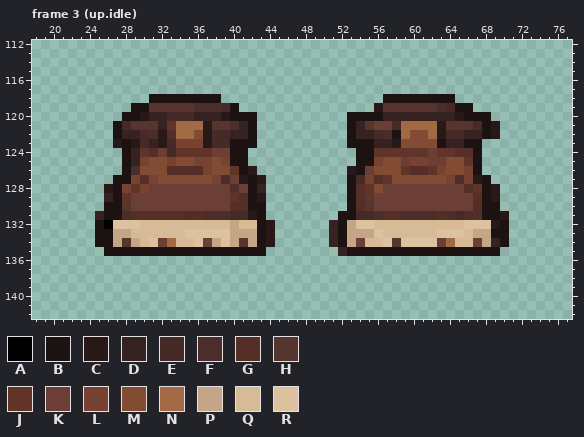
A pixel-art file gets an edit: assets/source/characters/player-r01/editable/footwear.boots.aseprite. This is how it looked before the edit.
96x144 pixels, 4 frames. Colours within 5 levels of each other are drawn and written as one. Shown: frame 3 (up.idle): x 18..77, y 112..142. The commit also changed other frames, which this record leaves out.
Palette (. is transparent): A #000000  B #1d1212  C #291818  D #362221  E #452a27  F #4b2e2a  G #552e28  H #56352e  J #61342a  K #6b3f35  L #77422f  M #824b33  N #a16a45  P #c4a586  Q #d7bb97  R #ddc2a0
Pixels before, frame 3 (up.idle), first column x 25:
118 ......BBBBBBBB..................BBBBBBBB......
119 ....BBHHHHHFFFEB...............CHHHHHHFEBB....
120 ...BBCDDEEEDDDCBBB..........BBBBDDDDDDDDCBBB..
121 ..BEHHHDJNNNCHHFDB..........BDHKKENNNNCHHHEBC.
122 ..BDDEFCGNNMCEEDDB..........BDDEFBNMMNCEEDDBC.
123 ..CBCEDCELLLCEEBBB..........BBBDDCMMMMBDDBB...
124 ...BDJGKEJJJJKKBB............BBJJJJJJKJJGGB...
125 ...BDLMMLMMLLMLBB............BBLMMKLLKKMMJB...
126 ...BFMMMGGGGLMMJBC..........CBKMMMJGGJLMMLB...
127 ..BBLGLMMMMMMLFKCBC.........BELGJMMMMMMLFLCB..
128 .CBLJLKKKKKKKKKGKBD.........BGJMKKKKKKKKKGJBC.
129 .DBJKKKKKKKKKKKJGBC.........BGJKKKKKKKKKKKGBC.
130 .BBHKKKKKKKKKKKGGBB.........BGHKKKKKKKKKKKGBB.
131 DBBFGGGGGGFGFFFEECB........BBEEFGGFFFFGFEFGBBC
132 BARRRQQQQQQQQQQPQQBC......DBPRRQQQQQQQQQQRRRCB
133 BBPPQQQQQQRRRRRPPPBC......DBPPPRQQQQQQRRRQPPBB
134 BBPHPQRKNQQRKPRPHPBC......DBPKQQRHRRRRKNQQKPDB
135 .BBBBBBBBBBBBBBBBBB........DBBBBBBBBBBBBBBBBB.
New version:
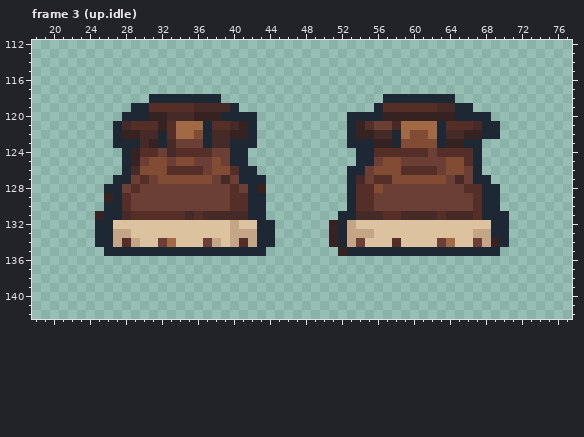
Difference:
colour B: #1d1212 -> #1e2835
Changed rows in their new state; - is a pixel that keeps its letter.
Frame 3 (up.idle):
first column x 26:
119 -----GGGGGEEE-----------------BGGGGGGE-------
120 ----B--------B-------------------------B-----
121 ---GGG-G---BGGE--------------G-------BGGG--B-
122 -----EB----B-------------------E-----B-----B-
123 -B-B--B-KKKB--------------------B------------
124 ----G---GGGG------------------GGGGGG-GG------
125 ----K--K--KK-K----------------K---KK----G----
126 ---E-------K--G-B----------B-----G--GK--K----
127 ---K-K------KE-B-B-----------K-G------KEKB---
128 B-KGK------------------------G-----------G-B-
129 --G-----------G--B-----------G-------------B-
130 --G--------------------------G---------------
131 --E------E-EEE--B-------------E--EEEE-E-E---B
132 B---RRRRRRRRRR-RR-B-----------RRRRRRRRRR---B-
133 ---RRRRRR---------B------------RRRRRR---R----
134 --G-R---RR-----G--B----------RR-G------RR----
Boxes around the changes in both pictures, in picture pixels (x1, y1, x2, y2):
changed: (95, 94, 275, 256)
changed: (338, 94, 509, 256)
